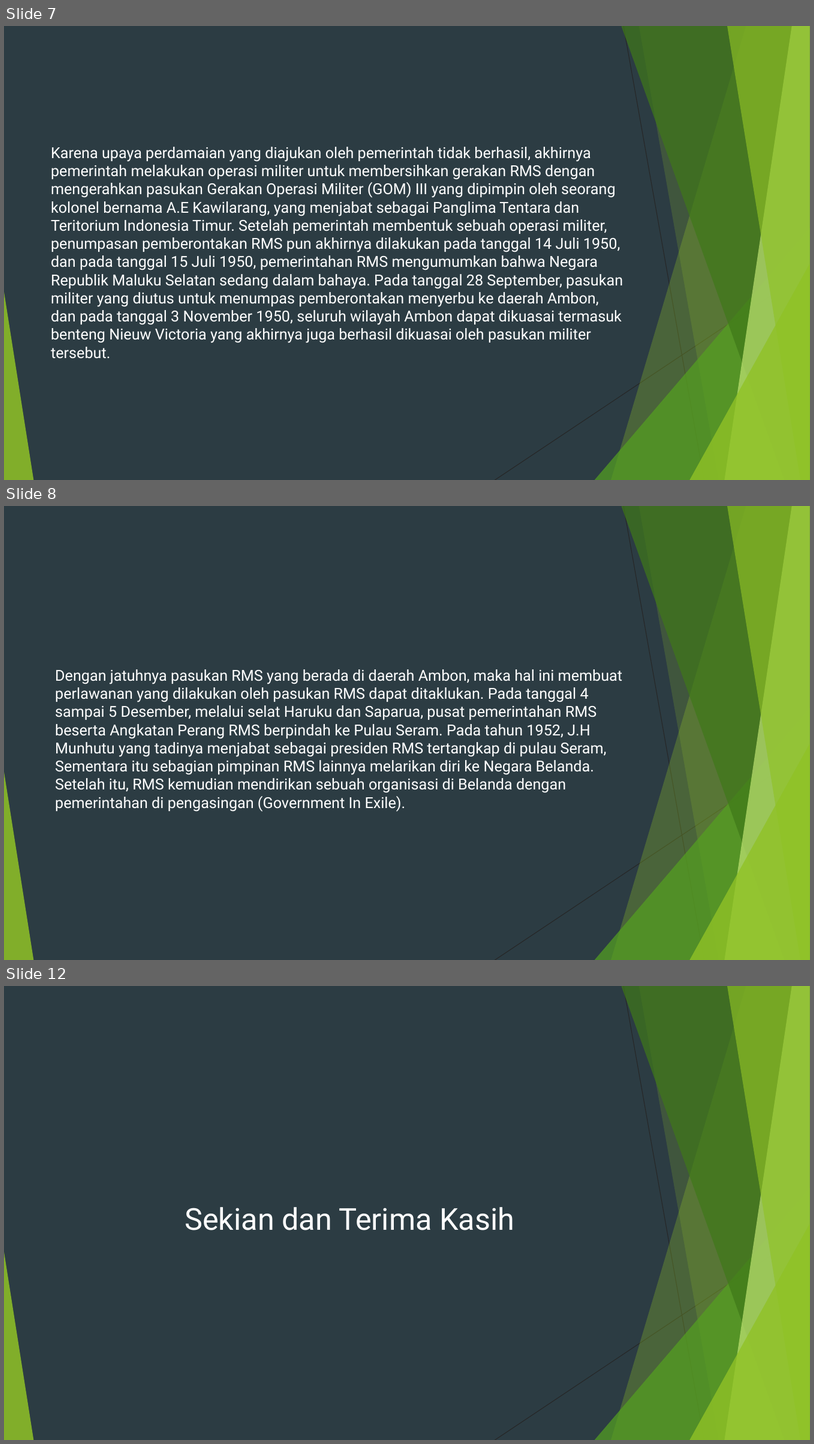
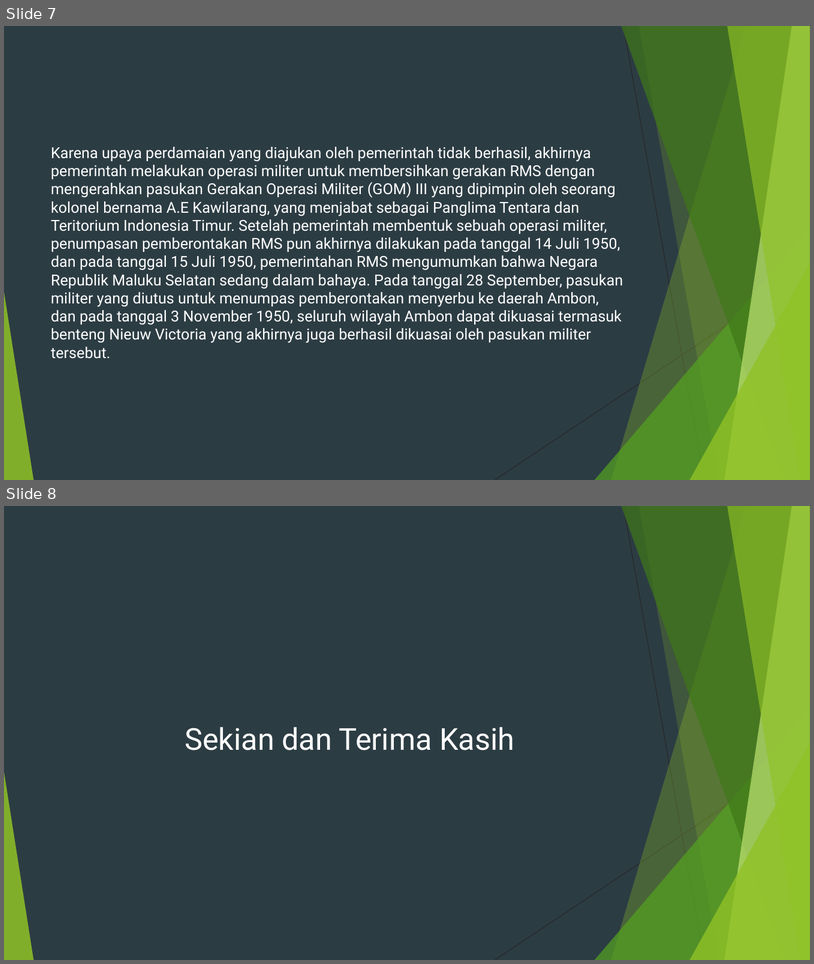
Before and after one commit to Rendyindo/blog, a slide deck: files/rms.pptx. Shown one above the other, each under a label of ours: slides 7, 8 and 12 before the commit, slides 7 and 8 after it; the slides between them are not shown. The pictures are 814x1444 and 814x964 pixels, drawn with LibreOffice and Linux fonts; fonts in the diff are those of the drawing. Boxes give left, top, right and bottom in pixels: in the first picture for what was removed or moved away, otherwise in the second. Text is boxed around its words. In the diff, an @@ line names an element or a change of style, - is before the commit and + after.

```diff
--- a/files/rms.pptx
+++ b/files/rms.pptx
@@ slide 8 removed at [4, 506, 810, 960], background #2C3C43; not listed: 10 template elements that a slide beside it also shows @@
@@ text removed at [55, 669, 623, 811] @@
-Dengan jatuhnya pasukan RMS yang berada di daerah Ambon, maka hal ini membuat perlawanan yang dilakukan oleh pasukan RMS dapat ditaklukan. Pada tanggal 4 sampai 5 Desember, melalui selat Haruku dan Saparua, pusat pemerintahan RMS beserta Angkatan Perang RMS berpindah ke Pulau Seram. Pada tahun 1952, J.H Munhutu yang tadinya menjabat sebagai presiden RMS tertangkap di pulau Seram, Sementara itu sebagian pimpinan RMS lainnya melarikan diri ke Negara Belanda. Setelah itu, RMS kemudian mendirikan sebuah organisasi di Belanda dengan pemerintahan di pengasingan (Government In Exile).
@@ what was slide 12 is now slide 8 @@
```
Also in this commit, not shown: 3 other slides removed.
